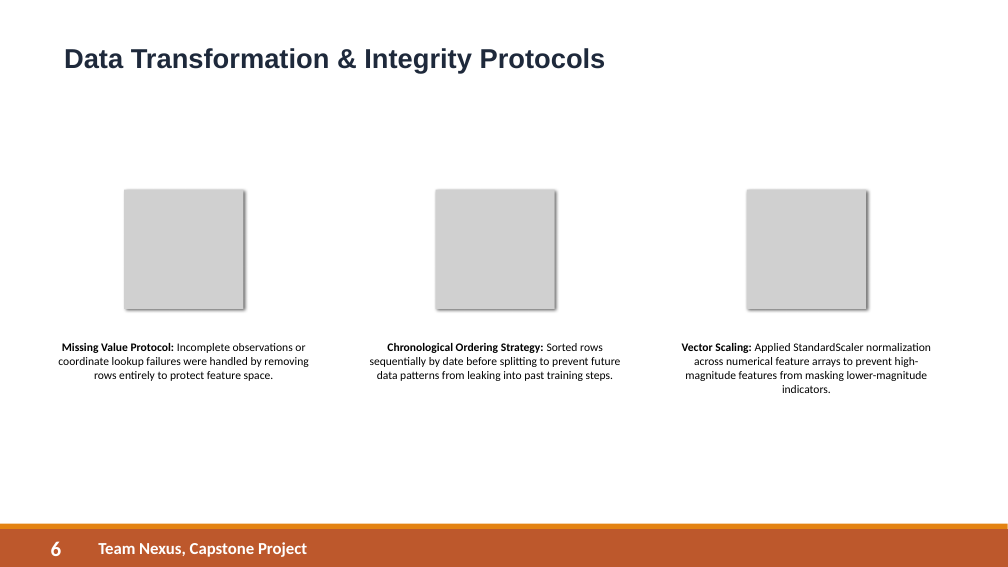
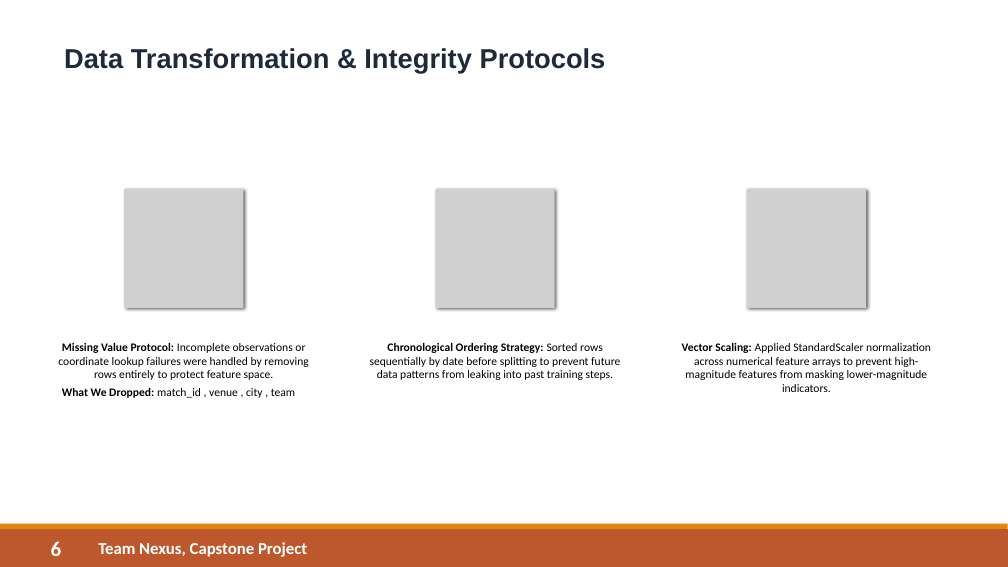
Before and after one commit to rohithreddy2001/cricket_weather_project, a slide deck: slide 6 of assets/first_phase_presentation.pptx. Drawn at 1008x567 pixels with LibreOffice and Linux fonts; fonts in the diff are those of the drawing; grey boxes stand for pictures. Boxes give left, top, right and bottom in pixels: in the first picture for what was removed or moved away, otherwise in the second. Text is boxed around its words. In the diff, an @@ line names an element or a change of style, - is before the commit and + after.

Commit message:
updated ppt

```diff
--- a/assets/first_phase_presentation.pptx
+++ b/assets/first_phase_presentation.pptx
@@ text at [62, 388, 295, 398]: paragraph added @@
+What We Dropped: match_id , venue , city , team
```
Also in this commit, not shown: 1 other file.
